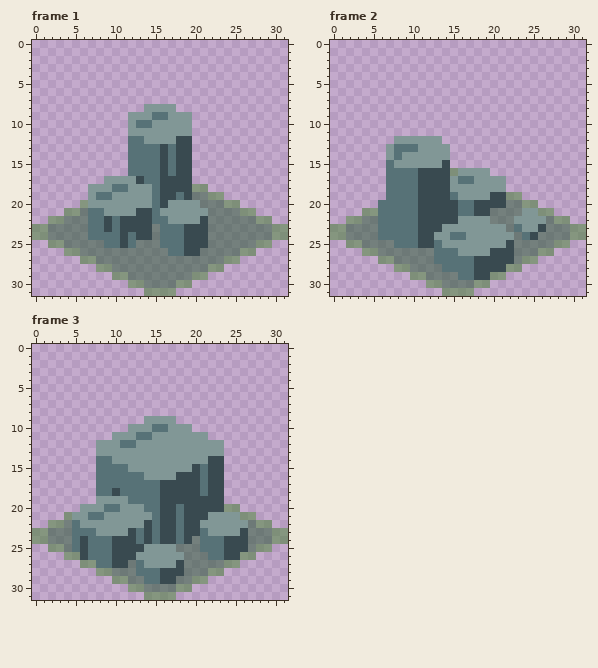
One commit to this pixel-art file: assets/img/nature/blocky_rocks.aseprite. This is how it looked before the edit.
32x32 pixels, 3 frames. Shown: frame 1, frame 2, frame 3.
Once edited:
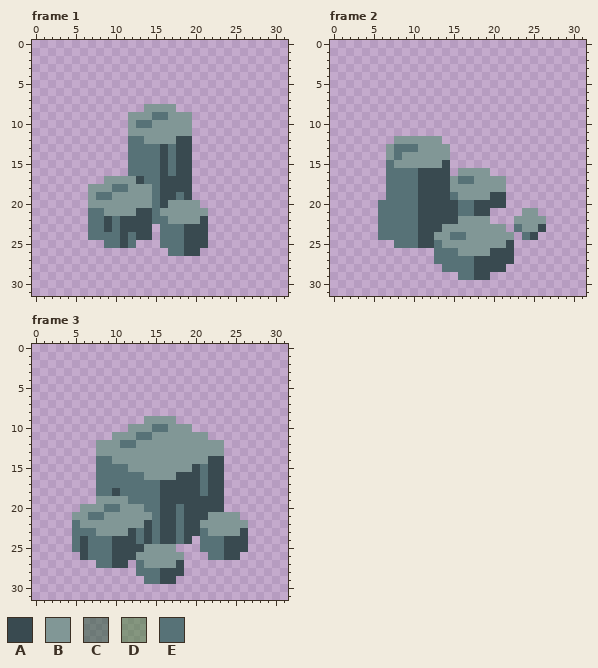
Palette (. is transparent): A #394a50  B #819796  C #25562e80  D #46823280  E #577277
Changes in this commit:
layer "Background" now hidden
Changed rows in their new state; - is an unchanged pixel.
Frame 1:
first column x 0:
18 --------------------..----------
19 --------------------....--------
20 ------.--------------.....------
21 ----...---------------......----
22 --.....---------------........--
23 .......--------.------..........
24 .......--------.------..........
25 --.......----...------........--
26 ----.............----.......----
27 ------....................------
28 --------................--------
29 ----------............----------
30 ------------........------------
31 --------------....--------------
Frame 2:
first column x 0:
16 ---------------.----------------
19 ----------------------..--------
20 ----------------------....------
21 ----..--------------....--..----
22 --....--------------...----...--
23 ......----------------.----.....
24 ......-----------------.--......
25 --......---------------.......--
26 ----.........----------.....----
27 ------.......----------...------
28 --------......--------..--------
29 ----------......----..----------
30 ------------........------------
31 --------------....--------------
Frame 3:
first column x 0:
20 ------------------------..------
21 ----.---------------------..----
22 --...----------------------...--
23 .....----------------------.....
24 .....---------------.------.....
25 --...-------------...------...--
26 ----..-------------...----..----
27 ------..----.------.......------
28 --------.....------.....--------
29 ----------....----....----------
30 ------------........------------
31 --------------....--------------
Boxes around the changes in both pictures, in picture pixels (x1, y1, x2, y2):
erased: (32, 184, 288, 296)
erased: (450, 168, 458, 176)
erased: (330, 192, 586, 296)
erased: (32, 504, 288, 600)
